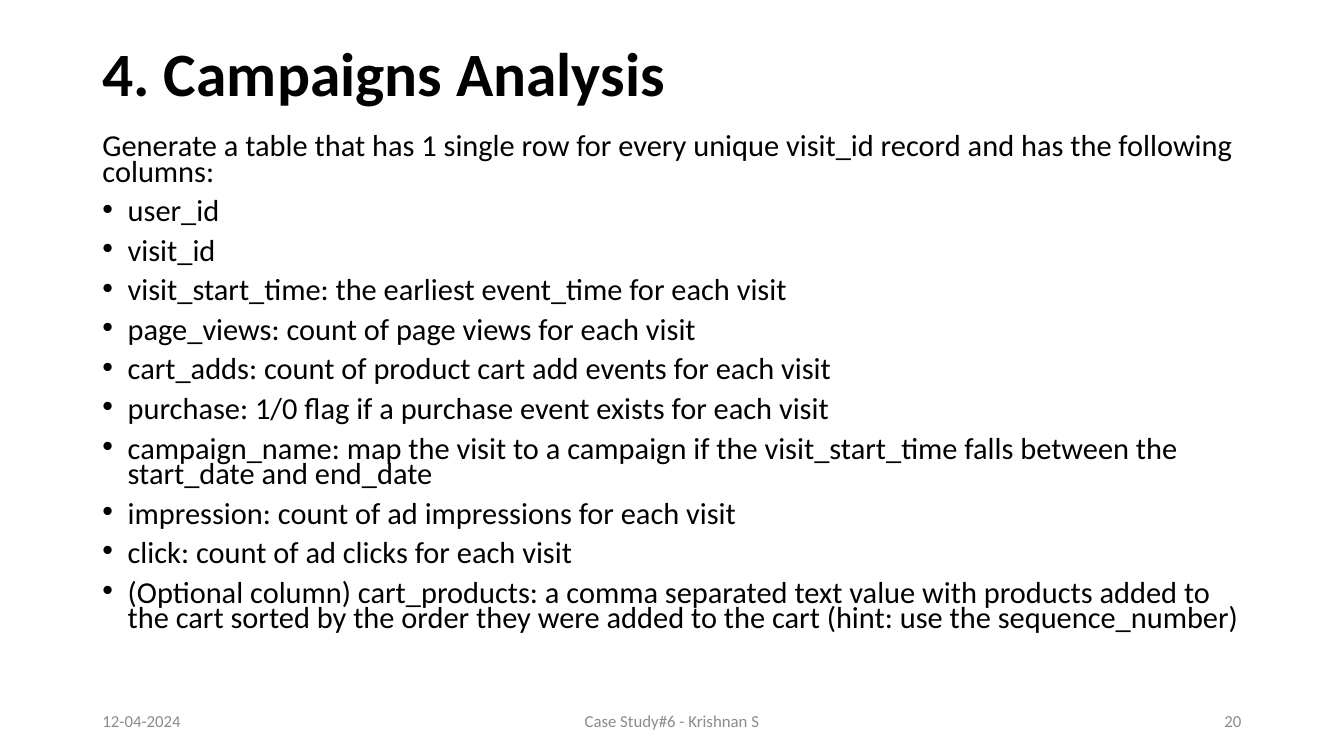
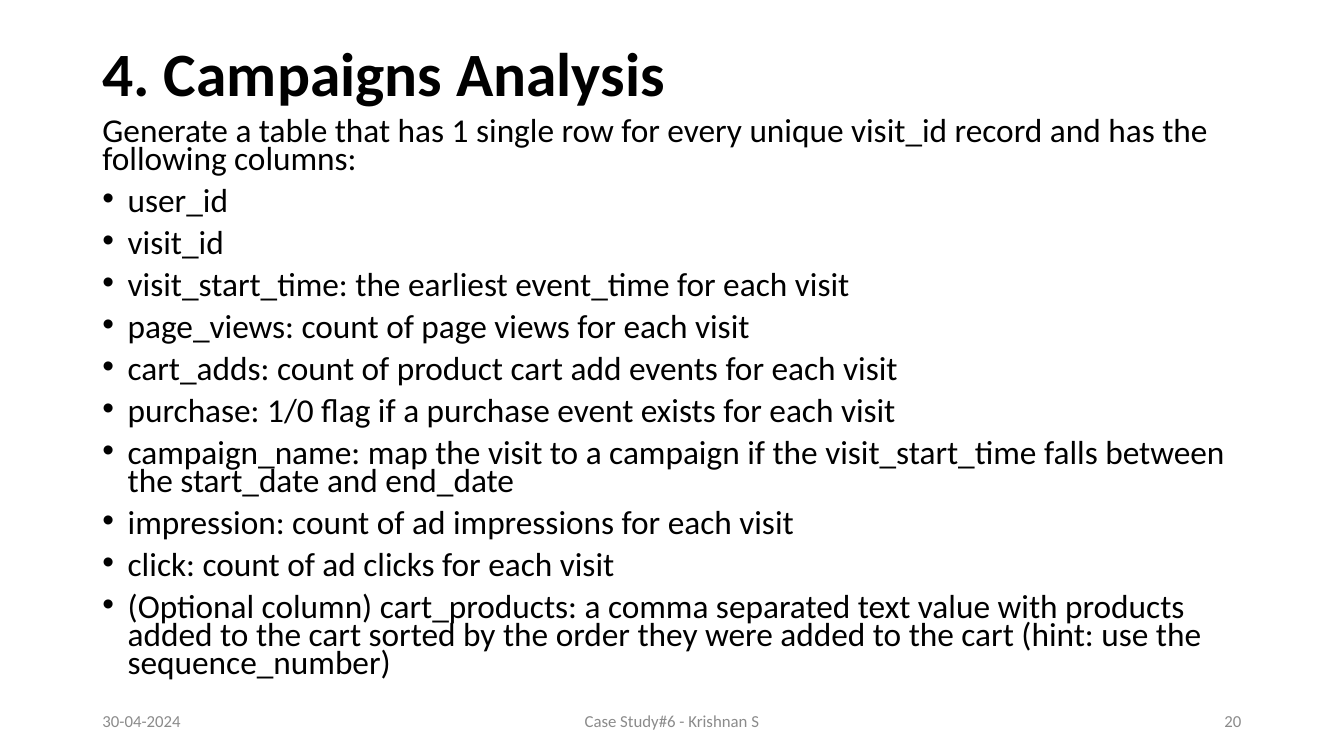
Before and after one commit to Krishnann-s/8-Week-SQL-Challenge, a slide deck: slide 20 of Case Study 6/Clique Bait.pptx. Drawn at 1344x756 pixels with LibreOffice and Linux fonts; fonts in the diff are those of the drawing. Boxes give left, top, right and bottom in pixels: in the first picture for what was removed or moved away, otherwise in the second. Text is boxed around its words. In the diff, an @@ line names an element or a change of style, - is before the commit and + after.

```diff
--- a/Case Study 6/Clique Bait.pptx
+++ b/Case Study 6/Clique Bait.pptx
@@ text "Generate a table that has ...": place and size @@
-text "Generate a table that has ..." at [102, 135, 1238, 633]
+text "Generate a table that has ..." at [102, 119, 1224, 680]
@@ text "Generate a table that has ..." at [102, 119, 1224, 680]: size 21.7 to 23.8 pt @@
@@ text at [102, 716, 180, 727]: text changed @@
-12-04-2024
+30-04-2024
```
Also in this commit, not shown: 21 other slides changed.
